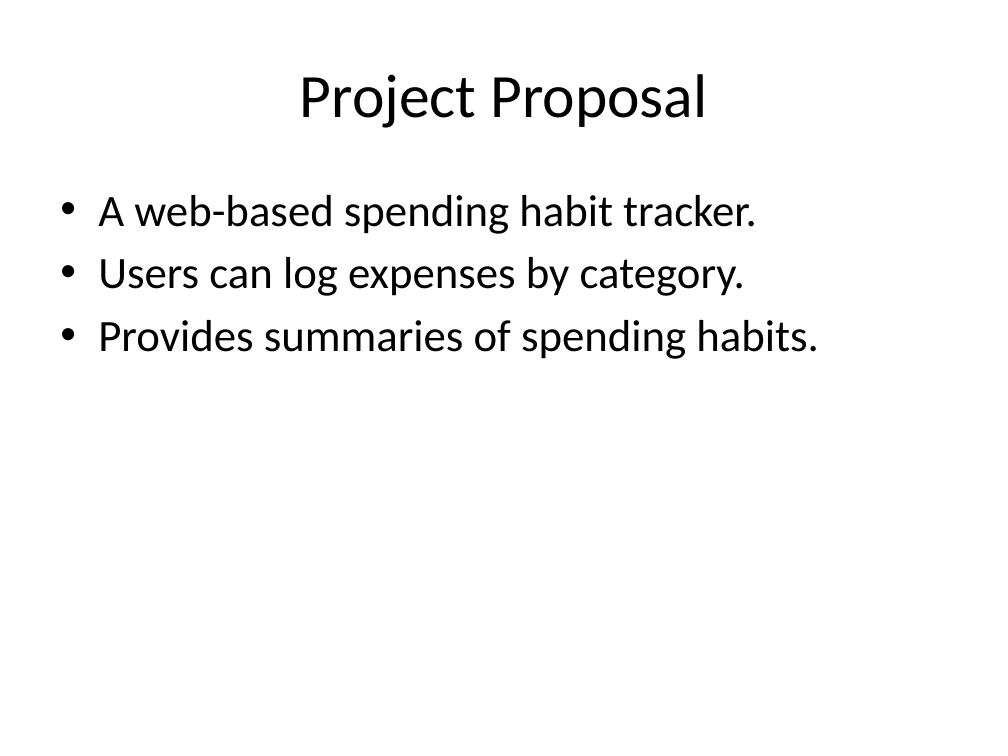
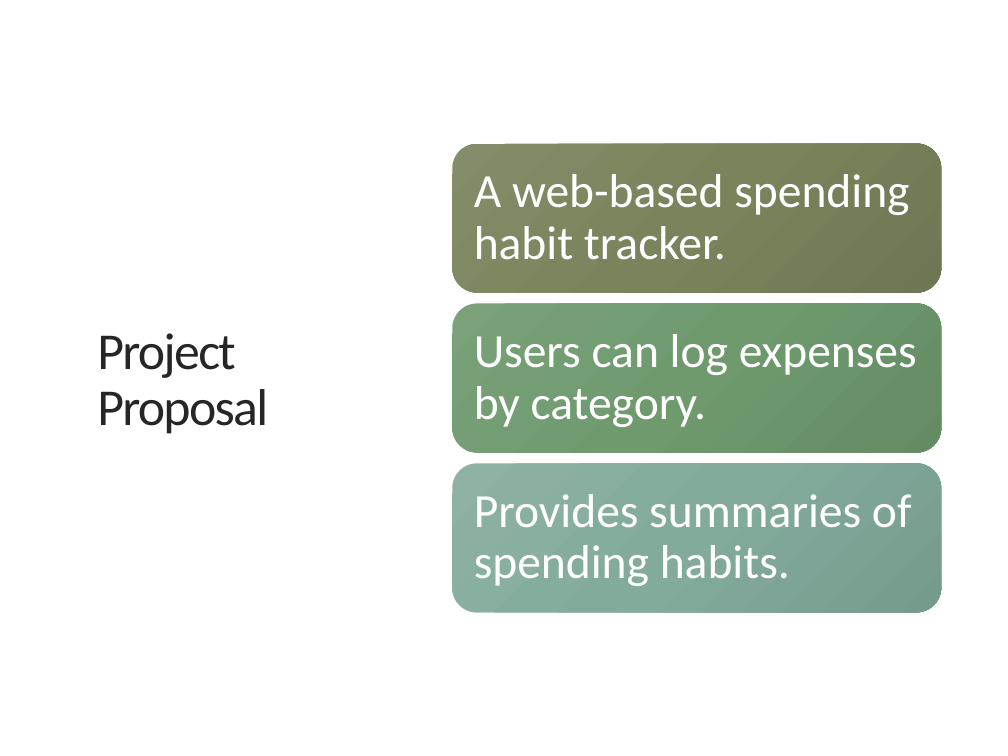
Before and after one commit to Buesse7310/Project-Alex-Roma-Nick-Eva-, a slide deck: slide 5 of docs/phase1/Spending_Habit_Tracker_Phase1.pptx. Drawn at 1008x756 pixels with LibreOffice and Linux fonts; fonts in the diff are those of the drawing. Boxes give left, top, right and bottom in pixels: in the first picture for what was removed or moved away, otherwise in the second. Text is boxed around its words. In the diff, an @@ line names an element or a change of style, - is before the commit and + after.

Commit message:
Update Spending_Habit_Tracker_Phase1.pptx
Please add or change whatever you think would make it better

```diff
--- a/docs/phase1/Spending_Habit_Tracker_Phase1.pptx
+++ b/docs/phase1/Spending_Habit_Tracker_Phase1.pptx
@@ title "Project Proposal": place and size @@
-title "Project Proposal" at [300,74,707,128]
+title "Project Proposal" at [97,333,268,434]
@@ title "Project Proposal" at [97,333,268,434]: size 44 to 37 pt, text colour #000000 to #262626, letter spacing 0 to -1.2 pt; alignment centre to left; line spacing 1 to 0.9 @@
@@ text removed at [98,195,819,359] @@
-• A web-based spending habit tracker.
-• Users can log expenses by category.
-• Provides summaries of spending habits.
@@ group added at [453,143,941,613]: 3 rounded rectangles, 3 texts @@
+A web-based spending habit tracker.
+Users can log expenses by category.
+Provides summaries of spending habits.
```
Also in this commit, not shown: 11 other slides changed.
